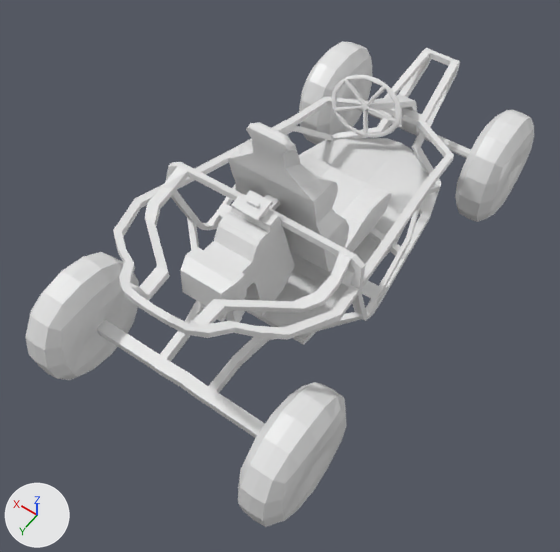
A saved change to the Blender file GoKart/GoKart 0.3.blend.
Both versions are drawn from a 50 mm camera at (-2.44, 3.91, 5.86) aimed at (-0.06, 0.57, 0.62). The lights are fixed; the arrows at lower left show +X, +Y and +Z.

The first picture shows 'Chassis', 'DriverSeat', 'EngineBlock', 'FrontAxleSteeringColumn', 'Steering Wheel', 'Wheel Front left', 'Wheel Front right', 'Wheel Rear left', 'Wheel Rear right'.
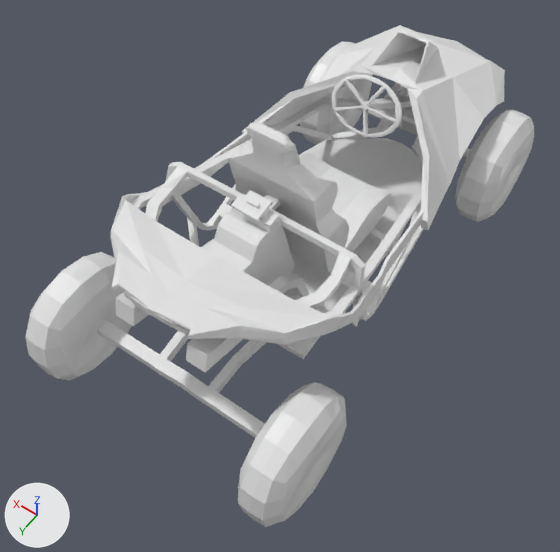
Commit message: Finished making exhaust pipes

Pixel boxes [x1, y1, x2, y2] of what changed, in the pictures (560 x 552 px; the box of a moved part takes in the faces that stretch with it):
'Chassis', reshaped
    before: [97, 48, 460, 438]
    after: [97, 83, 424, 438]
'FairingRear', shown
    after: [110, 97, 423, 345]
'FrontTopFairing', shown
    after: [242, 25, 505, 230]
'ExhaustPipe', added
    after: [116, 239, 309, 372]
'Windshield', shown
    after: [372, 29, 438, 84]
part 1 of me_cube_004, moved or reshaped
    before: [246, 269, 342, 345]
    after: [278, 269, 342, 359]

Edits to the bpy script that builds the scene:
```text
Change me_cube_004:
    where me_cube_004.from_pydata(...)  # 332 vertices, 339 faces; spans x 0.0..0.79, y -2.3..1.97, z -0.44..0.85
    used by ob_chassis; location = (0.011, 0.0, 0.801); scale = (1.34, 1.0, 1.0)
    before: 328 (0.44, 0.97, -0.29), 329 (0.44, 0.98, -0.22), 330 (0.0, 0.98, -0.29), 331 (0.0, 0.98, -0.23)
    me_cube_004 part 1
    add for i in [*range(328, 332)]: me_cube_004.vertices[i].co += Vector((0.0, 0.0, -0.22))
Add me_cube_012:
    me_cube_012.from_pydata(...)  # 80 vertices, 78 faces; spans x -1.39..1.39, y -1.35..0.49, z -0.87..4.61
Change ob_fairingrear:
    remove ob_fairingrear.hide_set(True)
Change ob_fronttopfairing:
    remove ob_fronttopfairing.hide_set(True)
Change ob_windshield:
    remove ob_windshield.hide_set(True)
Add ob_exhaustpipe:
    ob_exhaustpipe = bpy.data.objects.new('ExhaustPipe', me_cube_012)
    ob_exhaustpipe.location = (0.0, 0.837, 0.571)
    ob_exhaustpipe.rotation_euler = (-0.916, 0.0, 0.0)  # degrees (-52, 0, 0)
    ob_exhaustpipe.scale = (0.298, 0.298, 0.298)
```
